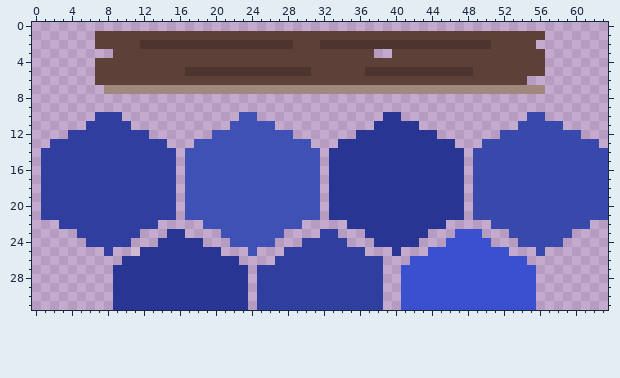
Pixel-art sprite, stored at Data/__RAW/2_city/floor-bridge-bottom.png. The first picture shows the starting point.
The file is 64x32 pixels.
The same view after the edit:
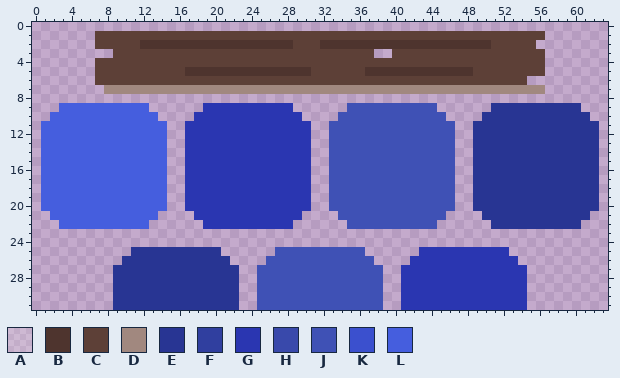
Palette (. is transparent): A #fefdf42e  B #4e342e  C #5d4037  D #a1887f  E #283593  F #303f9f  G #2a36b1  H #3949ab  J #3f51b5  K #3b50ce  L #455ede
Commit: Updated floor-cell textures
The exact change:
Changed rows in their new state; - is an unchanged pixel.
first column x 1:
 9 --LLLLLLLLLL------GGGGGGGGGG------JJJJJJJJJJ------EEEEEEEEEE---
10 -LLLLLLLLLLLL----GGGGGGGGGGGG----JJJJJJJJJJJJ----EEEEEEEEEEEE--
11 LLLLLLLLLLLLLL--GGGGGGGGGGGGGG--JJJJJJJJJJJJJJ--EEEEEEEEEEEEEE-
12 LLLLLLLLLLLLLL--GGGGGGGGGGGGGG--JJJJJJJJJJJJJJ--EEEEEEEEEEEEEE-
13 LLLLLLLLLLLLLL--GGGGGGGGGGGGGG--JJJJJJJJJJJJJJ--EEEEEEEEEEEEEE-
14 LLLLLLLLLLLLLL.-GGGGGGGGGGGGGG.-JJJJJJJJJJJJJJ.-EEEEEEEEEEEEEE.
15 LLLLLLLLLLLLLL.-GGGGGGGGGGGGGG.-JJJJJJJJJJJJJJ.-EEEEEEEEEEEEEE.
16 LLLLLLLLLLLLLL.-GGGGGGGGGGGGGG.-JJJJJJJJJJJJJJ.-EEEEEEEEEEEEEE.
17 LLLLLLLLLLLLLL.-GGGGGGGGGGGGGG.-JJJJJJJJJJJJJJ.-EEEEEEEEEEEEEE.
18 LLLLLLLLLLLLLL.-GGGGGGGGGGGGGG.-JJJJJJJJJJJJJJ.-EEEEEEEEEEEEEE.
19 LLLLLLLLLLLLLL.-GGGGGGGGGGGGGG.-JJJJJJJJJJJJJJ.-EEEEEEEEEEEEEE.
20 LLLLLLLLLLLLLL.-GGGGGGGGGGGGGG.-JJJJJJJJJJJJJJ.-EEEEEEEEEEEEEE.
21 .LLLLLLLLLLLL..-.GGGGGGGGGGGG..-.JJJJJJJJJJJJ..-.EEEEEEEEEEEE..
22 --LLLLLLLLLL.-----GGGGGGGGGG.-----JJJJJJJJJJ.-----EEEEEEEEEE.--
23 ----.......---..----.......----..---.......---...---.......----
24 -----.....---.....---.....---.....---.....---.....---.....-----
25 -------.--E------------.--JJJJJJJJJJ---.--GGGGGGGGGG---.-------
26 ---------------------.---JJJJJJJJJJJJ.---GGGGGGGGGGGG.---------
27 ----------------------.-JJJJJJJJJJJJJJ--GGGGGGGGGGGGGG.--------
28 ----------------------.-JJJJJJJJJJJJJJ--GGGGGGGGGGGGGG.--------
29 ----------------------.-JJJJJJJJJJJJJJ--GGGGGGGGGGGGGG.--------
30 ----------------------.-JJJJJJJJJJJJJJ--GGGGGGGGGGGGGG.--------
31 ----------------------.-JJJJJJJJJJJJJJ--GGGGGGGGGGGGGG.--------
